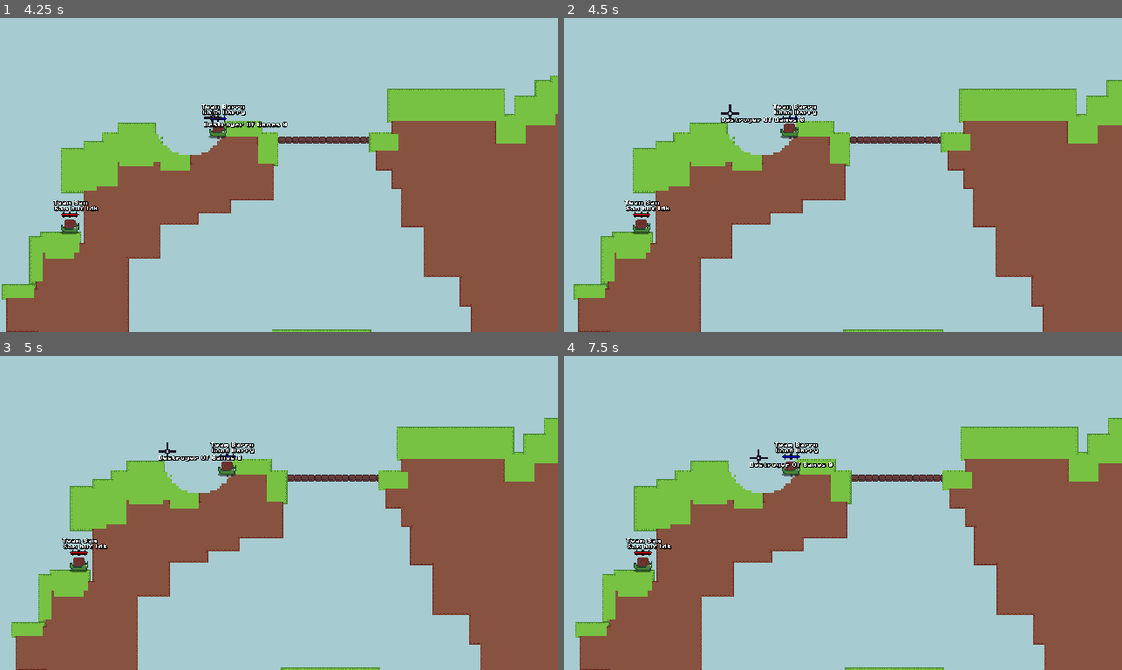
Above: before the commit, frames 1-4 (two rows, left to right).
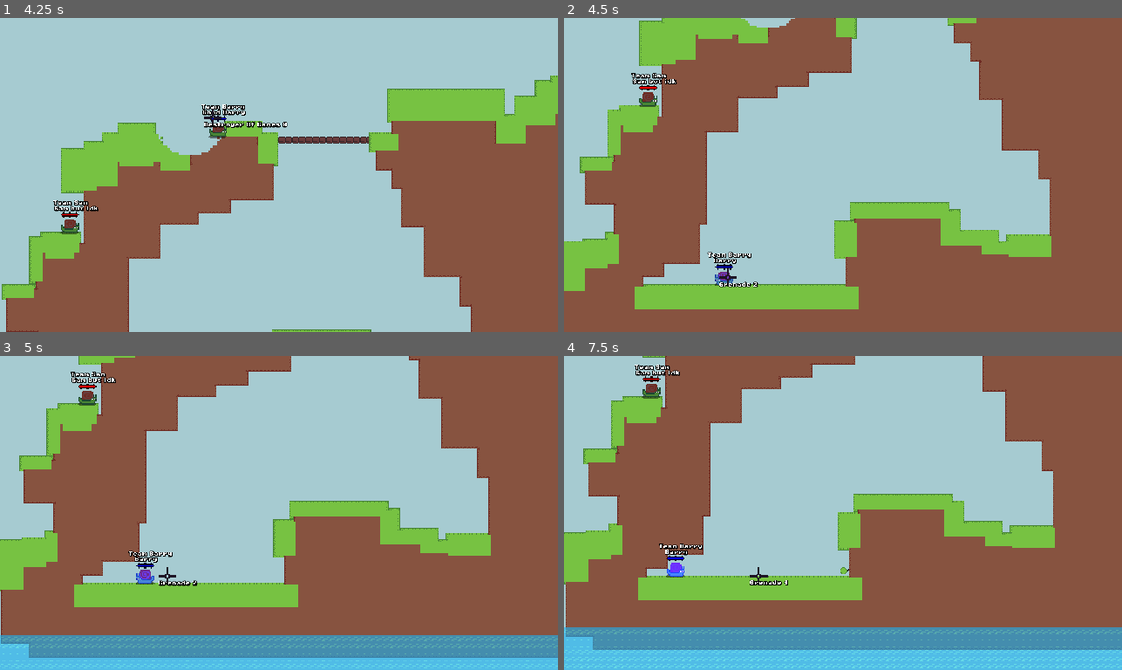
Above: after the commit, the same moments.

Repository: codingbanana21/Snail-Wars
Game: Godot game, scene res://scenes/game.tscn
Same seed, same stepped clock (60 frames per second), same inputs: the game is played once before the commit and once after it.
Inputs (mouse positions are in pixels of both pictures, inside the frame that each line leads up to):
- Up to frame 1 (4.25 s): tap Enter (skip) at 0.5, 4.15 s; move the mouse to (306, 175) at 0.52 s; press the mouse at (306, 175) at 0.53 s; hold D (right) 0.53-2.03 s; tap W (jump) at 0.77, 1.52, 3.02, 3.77 s; move the mouse to (251, 175) at 1.27 s; release the mouse at (251, 175) at 1.28 s; tap Mouse wheel down (last_weapon) at 1.35, 3.6 s; move the mouse to (290, 168) at 2.02 s; hold A (left) 2.03-2.78 s; tap Mouse wheel up (next_weapon) at 2.1 s; move the mouse to (273, 181) at 2.77 s; hold D (right) from 2.78 s (still down); click (273, 181) at 2.85 s; move the mouse to (323, 178) at 3.52 s
- Up to frame 2 (4.5 s): move the mouse to (798, 171) at 4.27 s; release D (right) at 4.28 s; hold A (left) from 4.28 s (still down); tap Mouse wheel up (next_weapon) at 4.35 s
- Up to frame 3 (5 s): keep holding A (left); tap W (jump) at 4.52 s
- Up to frame 4 (7.5 s): move the mouse to (848, 513) at 5.02 s; release A (left) at 5.03 s; press the mouse at (848, 513) at 5.03 s; hold D (right) 5.03-5.78 s; move the mouse to (820, 506) at 5.77 s; release the mouse at (820, 506) at 5.78 s; hold A (left) 5.78-7.28 s; tap Mouse wheel down (last_weapon) at 5.85 s; tap W (jump) at 6.02, 6.77 s; move the mouse to (870, 513) at 6.52 s; tap Mouse wheel up (next_weapon) at 6.6 s; move the mouse to (815, 513) at 7.27 s; hold D (right) from 7.28 s (still down); click (815, 513) at 7.35 s

Frame 1 is identical in both runs. In frame 2, 59% of the frame differs, in the area x 0-100%, y 0-100%; in frame 3, 66%; in frame 4, 66%.

Commit message:
Clean up

Diff:
--- a/scripts/Globals.gd
+++ b/scripts/Globals.gd
@@ -3,27 +3,28 @@
 var player_turn: int = 0
 var team_turn: int = 0
 var players_in_team: int = 3
+var number_of_teams: int = 2
 var weapon_number: int = 0
 var weapons_left: Array = [0]
 
 
 func next_player(skip_player: bool = false):
+	#player turn and teams picking
 	if skip_player:
-		print("skip")
 		player_turn += 1
 
-		if player_turn > 2:
+		if player_turn >= players_in_team:
 			player_turn = 0
 	else:
-		if team_turn == 1:
-			if player_turn == 2:
+		team_turn += 1
+
+		if team_turn >= number_of_teams:
+			if player_turn >= players_in_team - 1:
+				team_turn = 0
 				player_turn = 0
 			else:
+				team_turn = 0
 				player_turn += 1
-
-		team_turn = (team_turn + 1) % 2
-
-	print("player_turn ", player_turn, " team_turn ", team_turn)
 
 	for player: Player in get_tree().get_nodes_in_group("Player"):
 		player.next_player()
